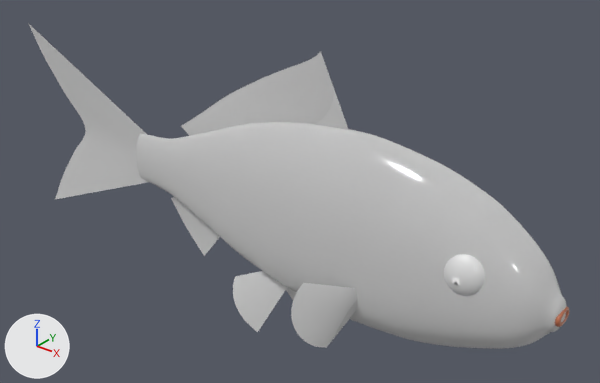
A saved change to the glTF model assets/live/goldfish/goldfish.glb.
Rendered twice from a camera (50 mm lens) standing at (0.0935, -0.1002, 0.0665) and looking at (0.0092, 0.0052, 0.0012). The lights are fixed; the arrows at lower left show +X, +Y and +Z. The first picture is the older version. Where no turn or scale is listed for an object, it has been applied to the vertices. Vertices at exactly the same position are counted once.

Before the edit, the objects in view are built like this:
```python
ob_hero_fish_body = bpy.data.objects.new('HERO_fish_body', me_hero_fish_body)
ob_hero_fish_body.location = (0.0, 0.0, 0.0)
ob_hero_fish_eye_l = bpy.data.objects.new('HERO_fish_eye_l', me_hero_fish_eye_l)
ob_hero_fish_eye_l.location = (0.0, 0.0, 0.0)
ob_hero_fish_fin_anal = bpy.data.objects.new('HERO_fish_fin_anal', me_hero_fish_fin_anal)
ob_hero_fish_fin_anal.location = (0.0, 0.0, 0.0)
ob_hero_fish_fin_dorsal = bpy.data.objects.new('HERO_fish_fin_dorsal', me_hero_fish_fin_dorsal)
ob_hero_fish_fin_dorsal.location = (0.0, 0.0, 0.0)
ob_hero_fish_fin_pec_l = bpy.data.objects.new('HERO_fish_fin_pec_l', me_hero_fish_fin_pec_l)
ob_hero_fish_fin_pec_l.location = (0.0, 0.0, 0.0)
ob_hero_fish_fin_pel_l = bpy.data.objects.new('HERO_fish_fin_pel_l', me_hero_fish_fin_pel_l)
ob_hero_fish_fin_pel_l.location = (0.0, 0.0, 0.0)
ob_hero_fish_mouth = bpy.data.objects.new('HERO_fish_mouth', me_hero_fish_mouth)
ob_hero_fish_mouth.location = (0.0609, 0.0, -0.0009)
ob_hero_fish_tail = bpy.data.objects.new('HERO_fish_tail', me_hero_fish_tail)
ob_hero_fish_tail.location = (-0.026, 0.0, 0.0)
```
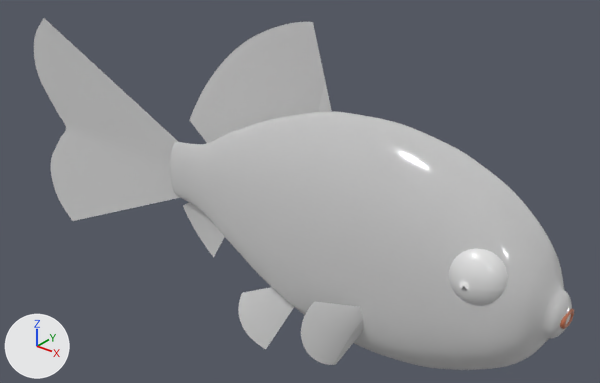
The change, as a diff of the scene's bpy script:
```diff
--- a/assets/live/goldfish/goldfish.glb.py
+++ b/assets/live/goldfish/goldfish.glb.py
@@ me_hero_fish_body @@
-me_hero_fish_body.from_pydata(...)  # 9711 vertices, 19152 faces; spans x -0.0276..0.0612, y -0.0082..0.0082, z -0.0149..0.0182
+me_hero_fish_body.from_pydata(...)  # 9711 vertices, 19152 faces; spans x -0.0176..0.0619, y -0.01..0.01, z -0.019..0.0212
+# me_hero_fish_body part 1: 9711 of 9711 vertices moved; they spanned x -0.0276..0.0612, y -0.0082..0.0082, z -0.0149..0.0182 and now span x -0.0176..0.0619, y -0.01..0.01, z -0.019..0.0212; mean shift (0.0047, 0.0, -0.0002)
 me_hero_fish_body.materials.append(mat_gf_body)
@@ me_hero_fish_eye_l @@
-me_hero_fish_eye_l.from_pydata(...)  # 482 vertices, 960 faces; spans x 0.0436..0.052, y -0.00773..-0.00118, z -0.0006..0.0078
+me_hero_fish_eye_l.from_pydata(...)  # 482 vertices, 960 faces; spans x 0.0448..0.0552, y -0.00955..-0.00144, z -0.0006..0.0098
+# me_hero_fish_eye_l part 2: the whole mesh is scaled about its middle by 1.24, then moved by (0.0022, -0.00104, 0.001)
 me_hero_fish_eye_l.materials.append(mat_gf_eye)
@@ me_hero_fish_fin_anal @@
-me_hero_fish_fin_anal.from_pydata(...)  # 234 vertices, 408 faces; spans x -0.01962..-0.005, y 0.0..0.0004, z -0.01727..-0.0056
+me_hero_fish_fin_anal.from_pydata(...)  # 234 vertices, 408 faces; spans x -0.01628..-0.004, y 0.0..0.0004, z -0.01658..-0.00546
+# me_hero_fish_fin_anal part 3: 234 of 234 vertices moved; they spanned x -0.01962..-0.005, y 0.0..0.0004, z -0.01727..-0.0056 and now span x -0.01628..-0.004, y 0.0..0.0004, z -0.01658..-0.00546; mean shift (0.00262, 0.0, 0.00032)
 me_hero_fish_fin_anal.materials.append(mat_gf_fin)
@@ me_hero_fish_fin_dorsal @@
-me_hero_fish_fin_dorsal.from_pydata(...)  # 442 vertices, 792 faces; spans x -0.0152..0.0235, y 0.0..0.0006, z 0.0075..0.0298
+me_hero_fish_fin_dorsal.from_pydata(...)  # 442 vertices, 792 faces; spans x -0.013..0.02, y 0.0..0.0006, z 0.0073..0.0341
+# me_hero_fish_fin_dorsal part 4: 442 of 442 vertices moved; they spanned x -0.0152..0.0235, y 0.0..0.0006, z 0.0075..0.0298 and now span x -0.013..0.02, y 0.0..0.0006, z 0.0073..0.0341; mean shift (-0.0004, 0.0, 0.0029)
 me_hero_fish_fin_dorsal.materials.append(mat_gf_fin)
@@ me_hero_fish_fin_pec_l @@
-me_hero_fish_fin_pec_l.from_pydata(...)  # 312 vertices, 552 faces; spans x 0.02186..0.0338, y -0.01313..-0.00669, z -0.01594..-0.004
+me_hero_fish_fin_pec_l.from_pydata(...)  # 312 vertices, 552 faces; spans x 0.02495..0.0366, y -0.01444..-0.00816, z -0.01728..-0.0056
+# me_hero_fish_fin_pec_l part 5: 312 of 312 vertices moved; they spanned x 0.02186..0.0338, y -0.01313..-0.00669, z -0.01594..-0.004 and now span x 0.02495..0.0366, y -0.01444..-0.00816, z -0.01728..-0.0056; mean shift (0.00286, -0.00139, -0.00159)
 me_hero_fish_fin_pec_l.materials.append(mat_gf_fin)
@@ me_hero_fish_fin_pel_l @@
-me_hero_fish_fin_pel_l.from_pydata(...)  # 234 vertices, 408 faces; spans x 0.00133..0.0128, y -0.00622..-0.0024, z -0.02395..-0.01248
+me_hero_fish_fin_pel_l.from_pydata(...)  # 234 vertices, 408 faces; spans x 0.00353..0.015, y -0.00694..-0.003, z -0.02645..-0.01465
+# me_hero_fish_fin_pel_l part 6: 234 of 234 vertices moved; they spanned x 0.00133..0.0128, y -0.00622..-0.0024, z -0.02395..-0.01248 and now span x 0.00353..0.015, y -0.00694..-0.003, z -0.02645..-0.01465; mean shift (0.00227, -0.00065, -0.00259)
 me_hero_fish_fin_pel_l.materials.append(mat_gf_fin)
@@ me_hero_fish_tail @@
-me_hero_fish_tail.from_pydata(...)  # 546 vertices, 984 faces; spans x -0.0345..0.002, y 0.0..0.001, z -0.0198..0.0218
+me_hero_fish_tail.from_pydata(...)  # 546 vertices, 984 faces; spans x -0.0438..0.002, y 0.0..0.001, z -0.0236..0.0238
+# me_hero_fish_tail part 7: 543 of 546 vertices moved; they spanned x -0.0345..0.002, y 0.0..0.001, z -0.0198..0.0218 and now span x -0.0438..0.002, y 0.0..0.001, z -0.0236..0.0238; mean shift (-0.0064, 0.0, -0.0006); largest move (-0.0271, 0.0007, -0.0085) -> (-0.0432, 0.0007, -0.0101)
 me_hero_fish_tail.materials.append(mat_gf_fin)
@@ ob_hero_fish_mouth @@
 ob_hero_fish_mouth = bpy.data.objects.new('HERO_fish_mouth', me_hero_fish_mouth)
-ob_hero_fish_mouth.location = (0.0609, 0.0, -0.0009)
+ob_hero_fish_mouth.location = (0.0616, 0.0, -0.0009)
@@ ob_hero_fish_tail @@
 ob_hero_fish_tail = bpy.data.objects.new('HERO_fish_tail', me_hero_fish_tail)
-ob_hero_fish_tail.location = (-0.026, 0.0, 0.0)
+ob_hero_fish_tail.location = (-0.017, 0.0, 0.0)
```

What differs and where, as boxes (x1, y1, x2, y2) in the pictures (600 x 383 px):
'HERO_fish_body', reshaped (6% narrower, 15% taller): before (136, 122, 566, 348); after (170, 111, 572, 370)
'HERO_fish_tail', reshaped, moved (21% wider, 15% taller): before (28, 23, 148, 199); after (34, 18, 180, 221)
'HERO_fish_fin_dorsal', reshaped (15% narrower, 42% taller): before (181, 51, 349, 136); after (189, 22, 332, 143)
'HERO_fish_fin_pec_l', reshaped: before (291, 283, 358, 347); after (301, 301, 364, 365)
'HERO_fish_fin_pel_l', reshaped: before (233, 271, 287, 332); after (238, 287, 294, 349)
'HERO_fish_eye_l', moved, rescaled: before (444, 254, 485, 296); after (449, 248, 508, 306)
'HERO_fish_fin_anal', reshaped (16% narrower, 8% shorter): before (171, 197, 220, 256); after (183, 203, 224, 257)
'HERO_fish_mouth', moved: before (555, 306, 569, 327); after (560, 308, 574, 329)
